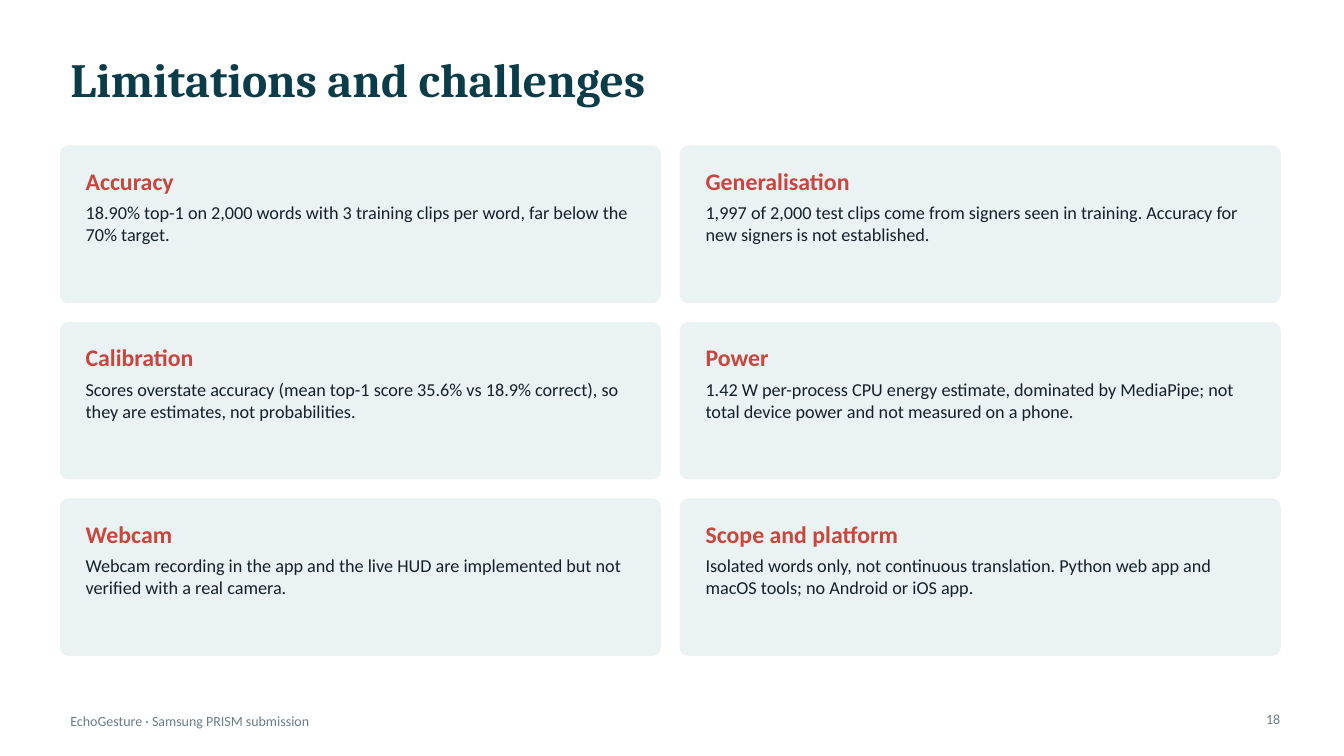
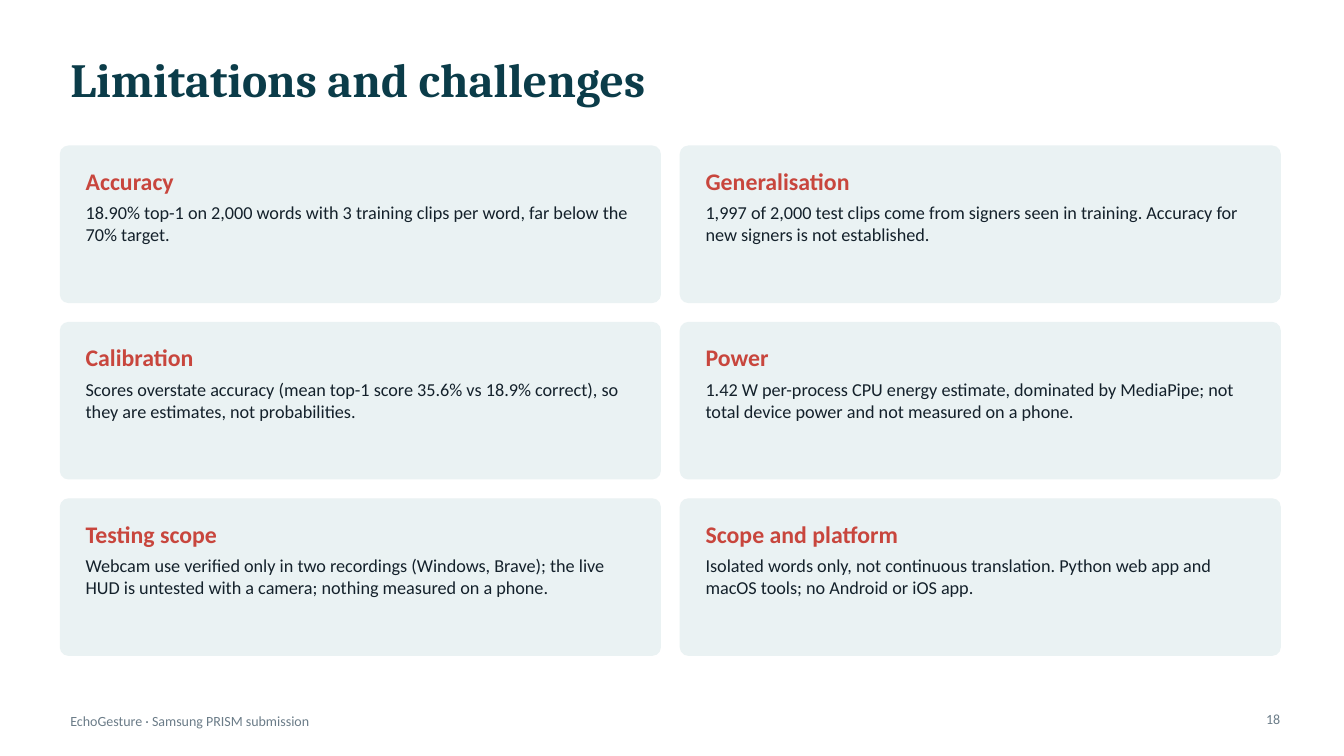
Before and after one commit to shr1989/SAMSUNG_PRISM, a slide deck: slide 18 of presentation/EchoGesture_Presentation.pptx. Drawn at 1344x756 pixels with LibreOffice and Linux fonts; fonts in the diff are those of the drawing. Boxes give left, top, right and bottom in pixels: in the first picture for what was removed or moved away, otherwise in the second. Text is boxed around its words. In the diff, an @@ line names an element or a change of style, - is before the commit and + after.

Commit message:
Add demo video with real webcam recordings of the web app
video/EchoGesture_Demo.mp4 (2:22) combines two unedited webcam screen recordings of app.py (Windows, Brave; results DOUBT 77% and NICKEL 91%) with captioned presentation slides; built by video/make_demo_video.py. Webcam recording is now documented as verified in the app; the live HUD remains untested with a camera. The submission ZIP now includes the demo video.

```diff
--- a/presentation/EchoGesture_Presentation.pptx
+++ b/presentation/EchoGesture_Presentation.pptx
@@ text at bbox=[86, 526, 217, 547]: text changed @@
-Webcam
+Testing scope
@@ text at bbox=[86, 559, 604, 597]: text changed @@
-Webcam recording in the app and the live HUD are implemented but not verified with a real camera.
+Webcam use verified only in two recordings (Windows, Brave); the live HUD is untested with a camera; nothing measured on a phone.
```
Also in this commit, not shown: 1 other slide changed, 14 other files.
